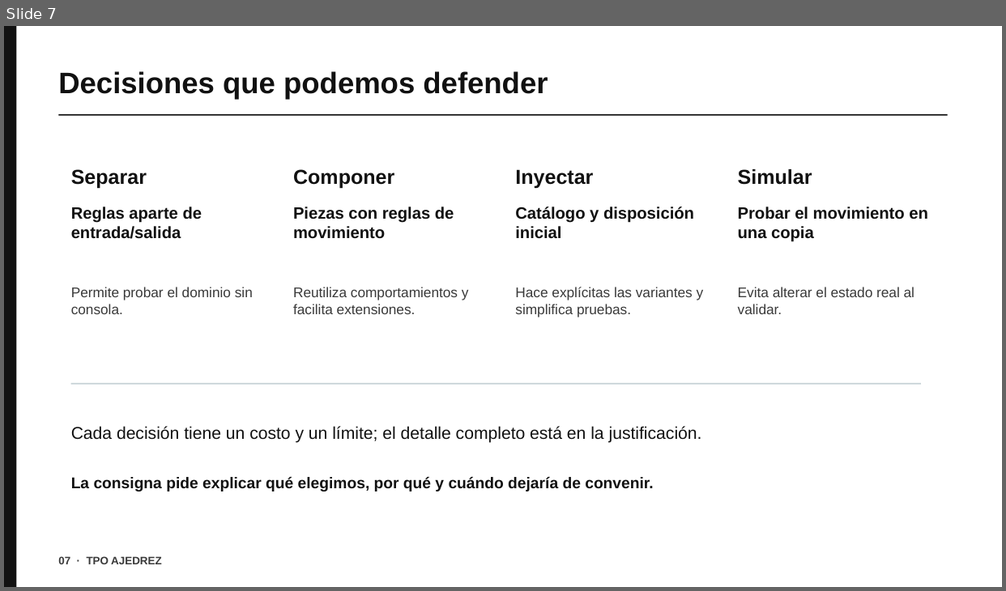
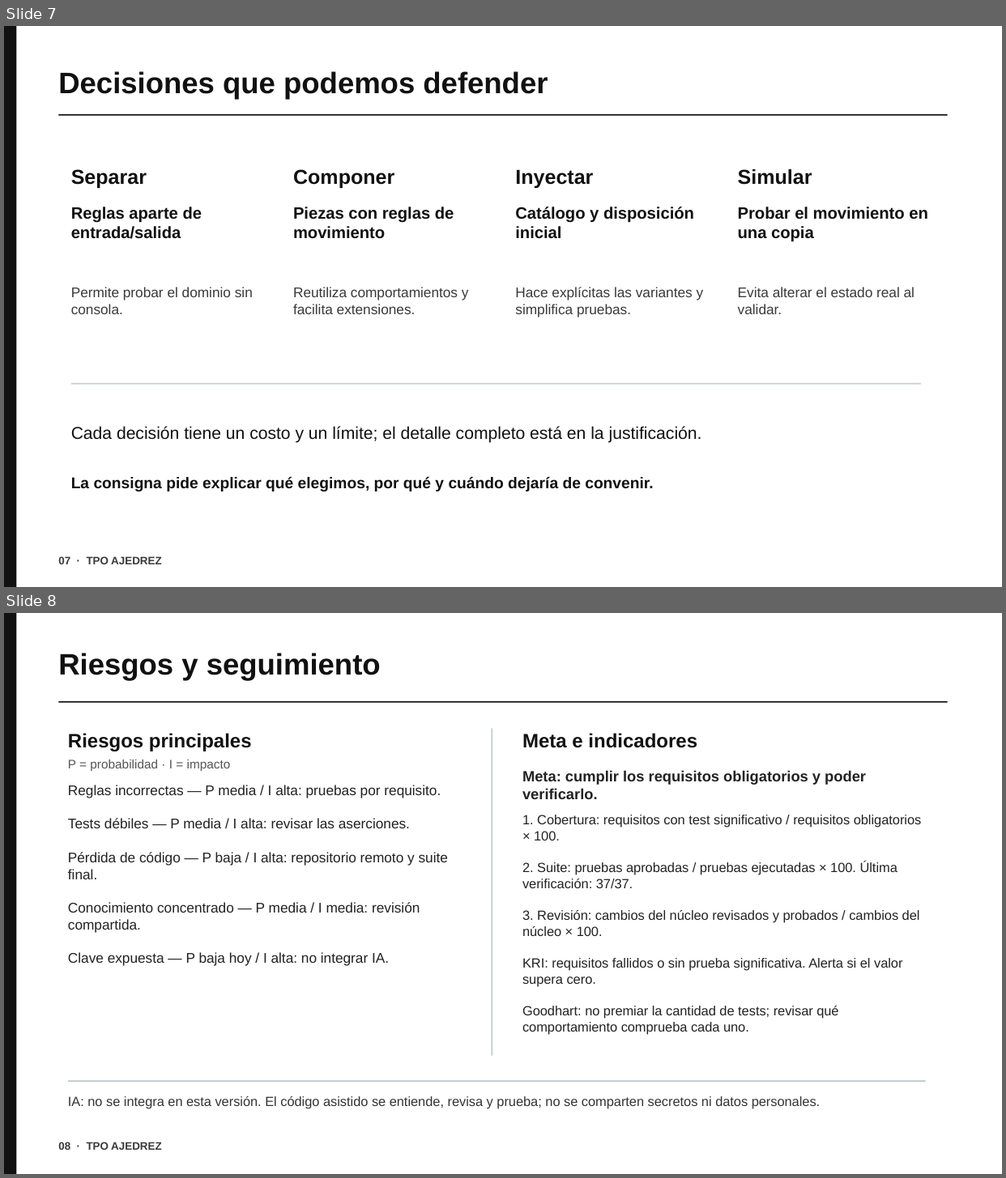
Before and after one commit to nachopalmeri/TPOajedrez, a slide deck: TPO-Ajedrez-2026/docs/presentacion-tpo.pptx. Shown one above the other, each under a label of ours: slide 7 before the commit, slides 7 and 8 after it. The pictures are 1006x591 and 1006x1178 pixels, drawn with LibreOffice and Linux fonts; fonts in the diff are those of the drawing. Boxes give left, top, right and bottom in pixels: in the first picture for what was removed or moved away, otherwise in the second. Text is boxed around its words. In the diff, an @@ line names an element or a change of style, - is before the commit and + after.

```diff
--- a/TPO-Ajedrez-2026/docs/presentacion-tpo.pptx
+++ b/TPO-Ajedrez-2026/docs/presentacion-tpo.pptx
@@ slide 8 added at (x1=4, y1=613, x2=1002, y2=1174), background #FFFFFF @@
@@ rectangle added at (x1=4, y1=613, x2=17, y2=1174), fill #111111 @@
@@ text added at (x1=58, y1=653, x2=381, y2=681), 28.5 pt, text #111111, bold @@
+Riesgos y seguimiento
@@ rectangle added at (x1=58, y1=701, x2=948, y2=703), fill #111111 @@
@@ text added at (x1=68, y1=733, x2=252, y2=752), 18.8 pt, text #111111, bold @@
+Riesgos principales
@@ rectangle added at (x1=492, y1=728, x2=493, y2=1056), fill #B8C2C6 @@
@@ text added at (x1=522, y1=733, x2=697, y2=748), 18.8 pt, text #111111, bold @@
+Meta e indicadores
@@ text added at (x1=68, y1=760, x2=231, y2=771), 12 pt, text #555555 @@
+P = probabilidad · I = impacto
@@ text added at (x1=522, y1=770, x2=866, y2=799), 14.2 pt, text #222222, bold @@
+Meta: cumplir los requisitos obligatorios y poder verificarlo.
@@ text added at (x1=68, y1=785, x2=448, y2=966), 13.5 pt, text #222222 @@
+Reglas incorrectas — P media / I alta: pruebas por requisito.
+Tests débiles — P media / I alta: revisar las aserciones.
+Pérdida de código — P baja / I alta: repositorio remoto y suite final.
+Conocimiento concentrado — P media / I media: revisión compartida.
+Clave expuesta — P baja hoy / I alta: no integrar IA.
@@ text added at (x1=522, y1=815, x2=922, y2=1034), 12.8 pt, text #222222 @@
+1. Cobertura: requisitos con test significativo / requisitos obligatorios × 100.
+2. Suite: pruebas aprobadas / pruebas ejecutadas × 100. Última verificación: 37/37.
+3. Revisión: cambios del núcleo revisados y probados / cambios del núcleo × 100.
+KRI: requisitos fallidos o sin prueba significativa. Alerta si el valor supera cero.
+Goodhart: no premiar la cantidad de tests; revisar qué comportamiento comprueba cada uno.
@@ rectangle added at (x1=68, y1=1081, x2=926, y2=1082), fill #B8C2C6 @@
@@ text added at (x1=68, y1=1097, x2=820, y2=1109), 12.8 pt, text #333333 @@
+IA: no se integra en esta versión. El código asistido se entiende, revisa y prueba; no se comparten secretos ni datos personales.
@@ text added at (x1=58, y1=1142, x2=161, y2=1150), 10.5 pt, text #3A3A3A, bold @@
+08 · TPO AJEDREZ
```
Also in this commit, not shown: 1 other file.
